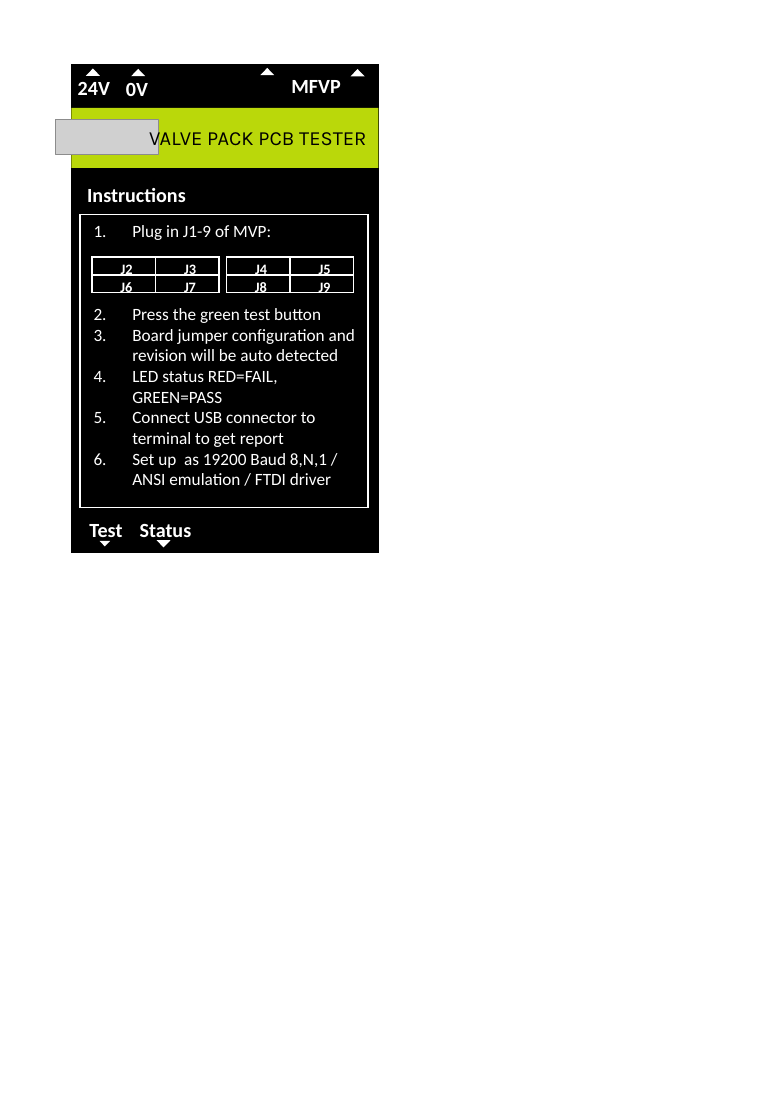
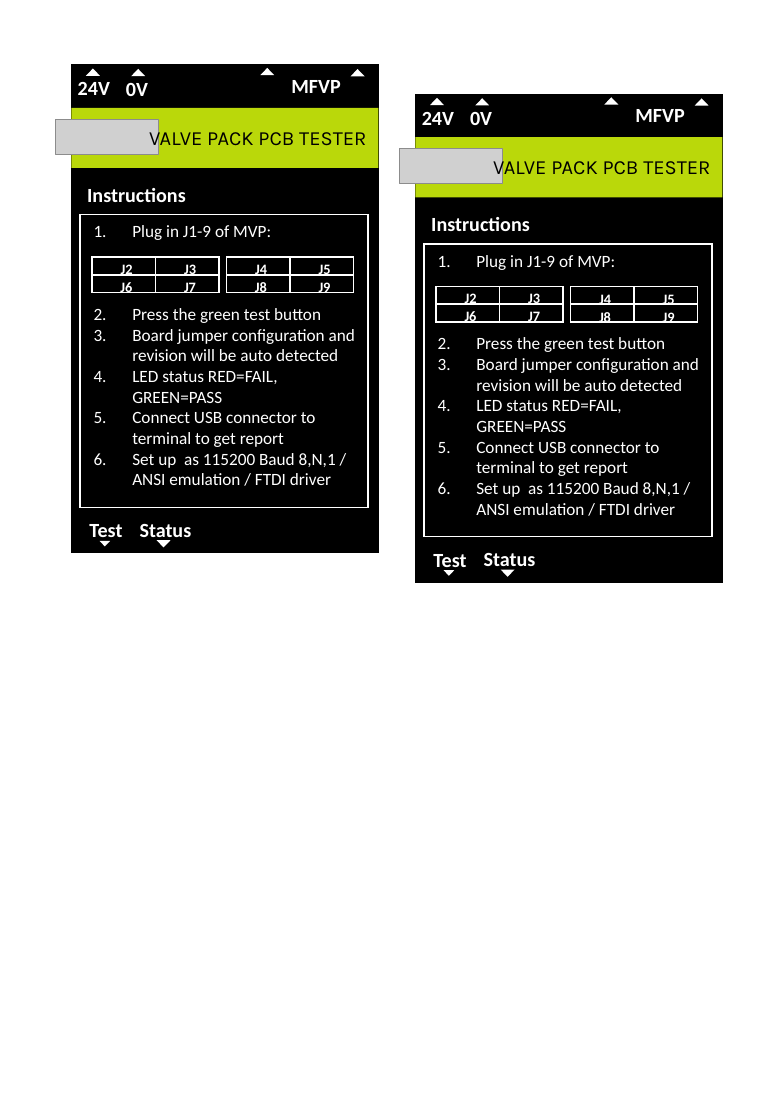
Before and after one commit to lawsonkeith/MVPTest, a slide deck: slide 1 of label2.pptx. Drawn at 775x1120 pixels with LibreOffice and Linux fonts; fonts in the diff are those of the drawing; grey boxes stand for pictures. Boxes give left, top, right and bottom in pixels: in the first picture for what was removed or moved away, otherwise in the second. Text is boxed around its words. In the diff, an @@ line names an element or a change of style, - is before the commit and + after.

```diff
--- a/label2.pptx
+++ b/label2.pptx
@@ group added at [399,94,722,582]: 16 texts, 11 rectangles, 6 triangles, 1 picture @@
+J6
+J2
+J7
+J3
+J8
+J4
+J9
+J5
+1. Plug in J1-9 of MVP:
+2. Press the green test button
+3. Board jumper configuration and revision will be auto detected
+4. LED status RED=FAIL, GREEN=PASS
+5. Connect USB connector to terminal to get report
+6. Set up as 115200 Baud 8,N,1 / ANSI emulation / FTDI driver
+24V
+0V
+MFVP
+Test
+Instructions
+Status
+VALVE PACK PCB TESTER
@@ text at [132,453,336,485]: text changed @@
-6. Set up as 19200 Baud 8,N,1 / ANSI emulation / FTDI driver
+6. Set up as 115200 Baud 8,N,1 / ANSI emulation / FTDI driver
```
Also in this commit, not shown: 3 other files.
